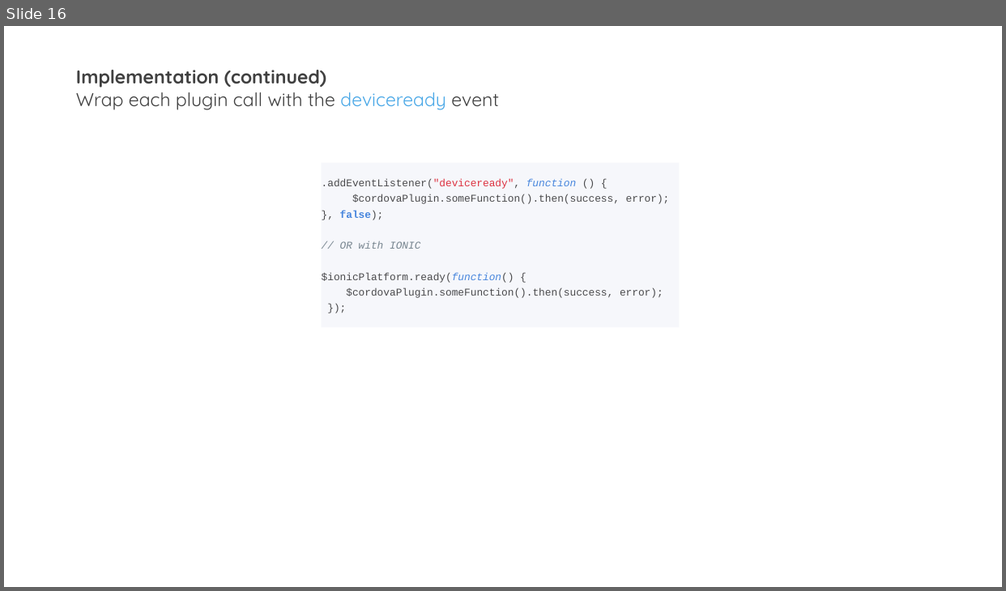
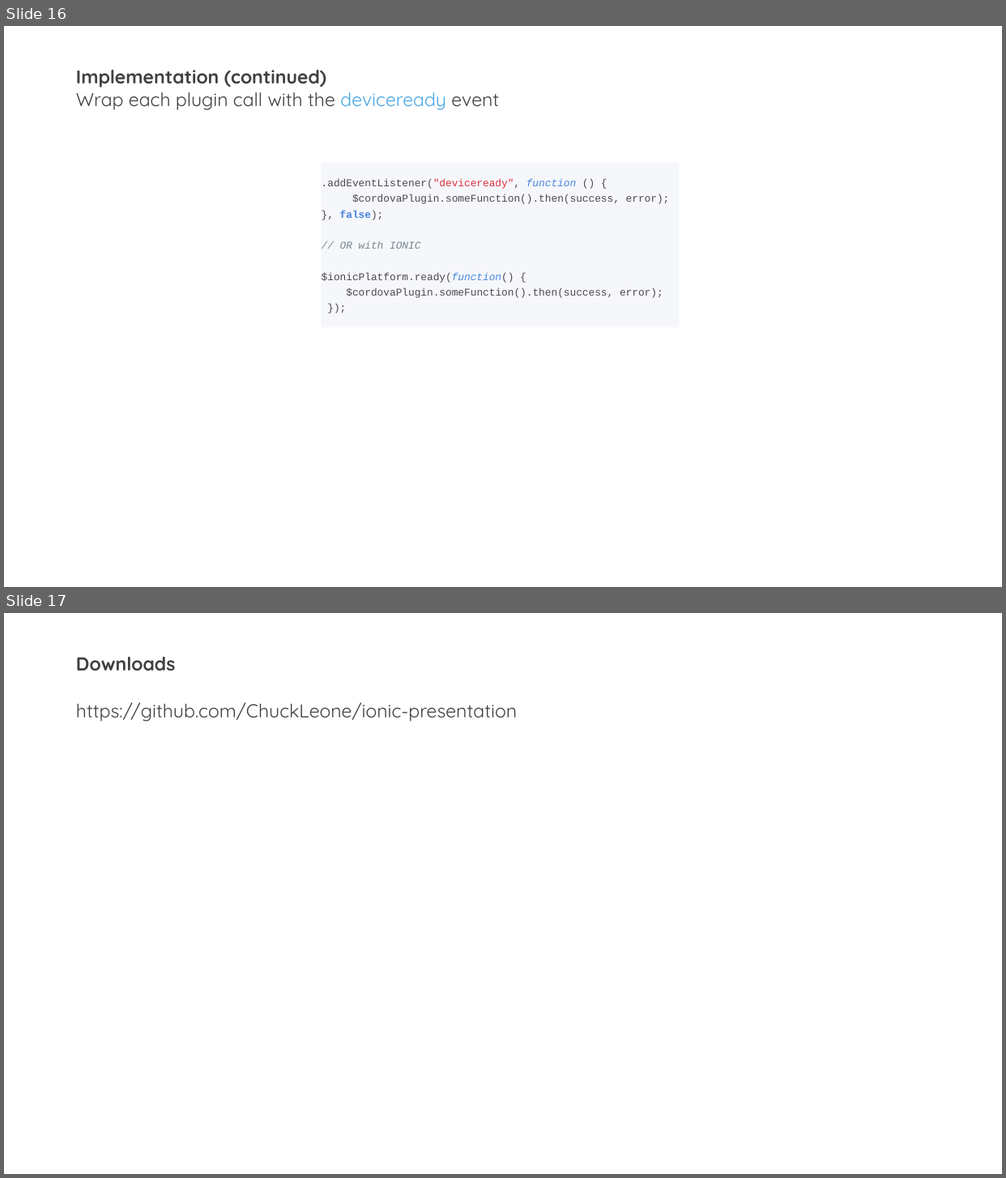
Before and after one commit to ChuckLeone/ionic-presentation, a slide deck: AppDesign-IonicFramework.pptx. Shown one above the other, each under a label of ours: slide 16 before the commit, slides 16 and 17 after it. The pictures are 1006x591 and 1006x1178 pixels, drawn with LibreOffice and Linux fonts; fonts in the diff are those of the drawing. Boxes give left, top, right and bottom in pixels: in the first picture for what was removed or moved away, otherwise in the second. Text is boxed around its words. In the diff, an @@ line names an element or a change of style, - is before the commit and + after.

```diff
--- a/AppDesign-IonicFramework.pptx
+++ b/AppDesign-IonicFramework.pptx
@@ slide 17 added at (4, 613, 1002, 1174), background #FFFFFF; not listed: 5 template elements that a slide beside it also shows @@
@@ text added at (76, 657, 175, 671), 18 pt, text #404040, bold @@
+Downloads
@@ text added at (76, 702, 517, 722), 18 pt, text #404040 @@
+https://github.com/ChuckLeone/ionic-presentation
```
Also in this commit, not shown: 1 slide changed, 7 other files.
